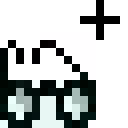
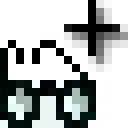
Before/after of a (128, 128) layered artwork. What changed in the layer stack:
removed layer "all white" over (80, 0, 120, 40)
added layer "+" above "Drop-Shadow" over (64, 0, 120, 56)
added layer "Drop-Shadow" (80%) above "eye glasses" over (64, 0, 128, 72)
